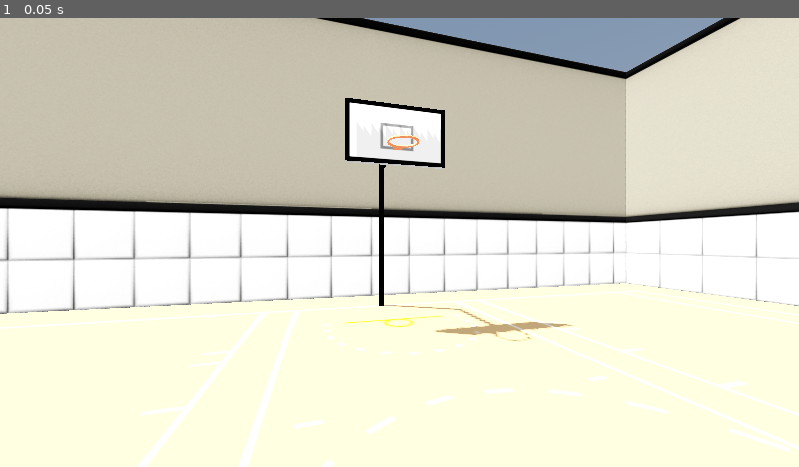
Above: before the commit, frame 1.
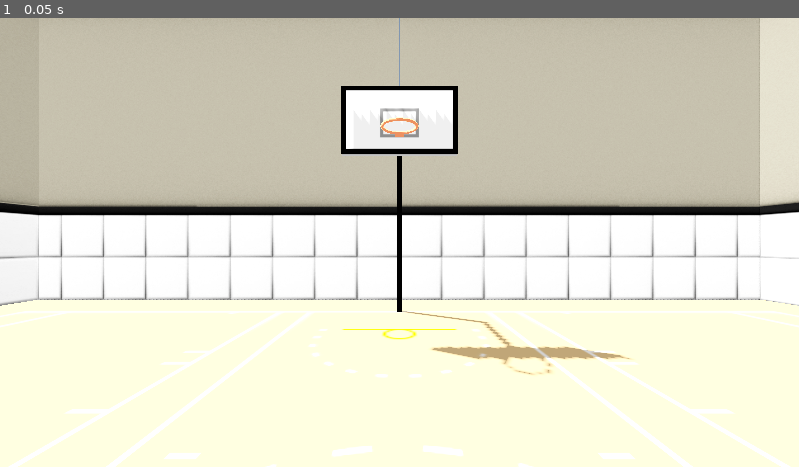
Above: after the commit, the same moment.

Repository: MIMIC-Lab/CAVE-Basketball
Game: Godot game, scene res://Scenes/main.tscn
The game is run twice, just before and just after one commit, with the same random seed, the same clock (stepped at 60 frames per second) and the same inputs.
Inputs:
- Up to frame 1 (0.05 s): no input

The runs differ from the first frame. In frame 1, 22% of the frame differs, in the area x 0-100%, y 0-100%.

Commit message:
Refactor to set positions instead of random

Diff:
--- a/Scenes/main.tscn
+++ b/Scenes/main.tscn
@@ -23,7 +23,7 @@
 "times": PackedFloat32Array(0, 0.5),
 "transitions": PackedFloat32Array(1, 1),
 "update": 0,
-"values": [0.2, 0.0]
+"values": [0.15, 0.0]
 }
 
 [sub_resource type="Animation" id="Animation_6bp64"]
@@ -39,7 +39,7 @@
 "times": PackedFloat32Array(0, 0.5),
 "transitions": PackedFloat32Array(1, 1),
 "update": 0,
-"values": [0.0, 0.2]
+"values": [0.0, 0.15]
 }
 
 [sub_resource type="Animation" id="Animation_344ge"]
@@ -94,14 +94,13 @@
 
 [node name="Main" type="Node3D" unique_id=1645849445]
 
-[node name="Level Manager" type="Node" parent="." unique_id=552724275 node_paths=PackedStringArray("_letterboxAnim", "_fadeRect", "_lowerBoundaryMark", "_upperBoundaryMark", "_hoop")]
+[node name="Level Manager" type="Node" parent="." unique_id=552724275 node_paths=PackedStringArray("_shotPositions", "_hoop", "_letterboxAnim", "_fadeRect")]
 script = ExtResource("1_21xkr")
+_shotPositions = [NodePath("../SpawnPositions/Pos 1"), NodePath("../SpawnPositions/Pos 2"), NodePath("../SpawnPositions/Pos 3"), NodePath("../SpawnPositions/Pos 4")]
+_hoop = NodePath("../SpawnPositions/Hoop Position")
 _letterboxAnim = NodePath("CanvasLayer/AnimationPlayer")
 _fadeRect = NodePath("CanvasLayer/FadeToBlack")
 _controllerPlayer = ExtResource("5_kry3j")
-_lowerBoundaryMark = NodePath("../SpawnBoundaries/Lower Boundary")
-_upperBoundaryMark = NodePath("../SpawnBoundaries/Upper Boundary")
-_hoop = NodePath("../SpawnBoundaries/Hoop Position")
 
 [node name="CanvasLayer" type="CanvasLayer" parent="Level Manager" unique_id=930411717]
 
@@ -181,15 +180,23 @@
 [node name="Wall Piece6" parent="Walls" unique_id=177738326 instance=ExtResource("4_d1ilt")]
 transform = Transform3D(-1, 0, -8.742278e-08, 0, 1, 0, 8.742278e-08, 0, -1, -10.363, 0, 8.839)
 
-[node name="SpawnBoundaries" type="Node3D" parent="." unique_id=248477217]
-
-[node name="Upper Boundary" type="Marker3D" parent="SpawnBoundaries" unique_id=2039477025]
-transform = Transform3D(1, 0, 0, 0, 1, 0, 0, 0, 1, 12.185, 0, 4.572)
-gizmo_extents = 0.5
-
-[node name="Lower Boundary" type="Marker3D" parent="SpawnBoundaries" unique_id=457719211]
-transform = Transform3D(1, 0, 0, 0, 1, 0, 0, 0, 1, 7.925, 0, -4.572)
-gizmo_extents = 0.5
-
-[node name="Hoop Position" type="Marker3D" parent="SpawnBoundaries" unique_id=1166491059]
-transform = Transform3D(1, 0, 0, 0, 1, 0, 0, 0, 1, 12.802, 0, 0)
+[node name="SpawnPositions" type="Node3D" parent="." unique_id=248477217]
+
+[node name="Hoop Position" type="Marker3D" parent="SpawnPositions" unique_id=1166491059]
+transform = Transform3D(1, 0, 0, 0, 1, 0, 0, 0, 1, 12.573, 0, 0)
+
+[node name="Pos 1" type="Marker3D" parent="SpawnPositions" unique_id=806920465]
+transform = Transform3D(1, 0, 0, 0, 1, 0, 0, 0, 1, 8.368212, 0, 0)
+gizmo_extents = 0.5
+
+[node name="Pos 2" type="Marker3D" parent="SpawnPositions" unique_id=246341725]
+transform = Transform3D(1, 0, 0, 0, 1, 0, 0, 0, 1, 9.211121, 0, -3.3721488)
+gizmo_extents = 0.5
+
+[node name="Pos 3" type="Marker3D" parent="SpawnPositions" unique_id=322908606]
+transform = Transform3D(1, 0, 0, 0, 1, 0, 0, 0, 1, 10.722091, 0, 2.586507)
+gizmo_extents = 0.5
+
+[node name="Pos 4" type="Marker3D" parent="SpawnPositions" unique_id=1396061750]
+transform = Transform3D(1, 0, 0, 0, 1, 0, 0, 0, 1, 9.84062, 0, -1.1842432)
+gizmo_extents = 0.5
--- a/Scripts/level_manager.gd
+++ b/Scripts/level_manager.gd
@@ -7,7 +7,8 @@
 
 @export_group("Game Settings")
 @export var _shotsPerPosition: int = 3
-@export var _numPositions: int = 4
+@export var _shotPositions: Array[Marker3D]
+@export var _hoop: Marker3D
 
 @export_group("Animation")
 @export var _letterboxAnim: AnimationPlayer
@@ -17,21 +18,11 @@
 @export var _activePlayerType: PlayerType
 @export var _controllerPlayer: PackedScene
 
-@export_group("RNG Settings")
-@export var _seed: int = 42
-@export var _lowerBoundaryMark: Marker3D
-@export var _upperBoundaryMark: Marker3D
-@export var _hoop: Marker3D
-
-var _rng: RandomNumberGenerator
 var _currentPlayer: Player
 var _completedShots: int = 0
 var _completedPositions: int = 0
 
 func _ready() -> void:
-    _rng = RandomNumberGenerator.new()
-    _rng.seed = _seed
-    _rng.state = 0
     _instantiatePlayer.call_deferred()
     _placePlayer.call_deferred()
 
@@ -42,13 +33,11 @@
     _currentPlayer.BallShot.connect(OnPlayerShotBall)
 
 func _placePlayer() -> void:
-    _currentPlayer.global_position = GenerateShotPosition()
+    _currentPlayer.global_position = NextShotPosition()
     _currentPlayer.look_at(_hoop.global_position)
 
-func GenerateShotPosition() -> Vector3:
-    var x = _rng.randf_range(_lowerBoundaryMark.global_position.x, _upperBoundaryMark.global_position.x)
-    var z = _rng.randf_range(_lowerBoundaryMark.global_position.z, _upperBoundaryMark.global_position.z)
-    return Vector3(x, 0, z)
+func NextShotPosition() -> Vector3:
+    return _shotPositions[_completedPositions].global_position
 
 func OnPlayerShotBall(ball: Ball) -> void:
     _completedShots += 1
@@ -67,9 +56,10 @@
         _currentPlayer._controlEnabled = true
 
 func OnFadeToBlackComplete() -> void:
-    _placePlayer()
-    var tween = create_tween().tween_property(_fadeRect, "modulate", Color(0,0,0,0), 1)
-    tween.finished.connect(OnFadeFromBlackComplete)
+    if _completedPositions < _shotPositions.size():
+        _placePlayer()
+        var tween = create_tween().tween_property(_fadeRect, "modulate", Color(0,0,0,0), 1)
+        tween.finished.connect(OnFadeFromBlackComplete)
 
 func OnFadeFromBlackComplete() -> void:
     _letterboxAnim.play("LetterboxOff")
